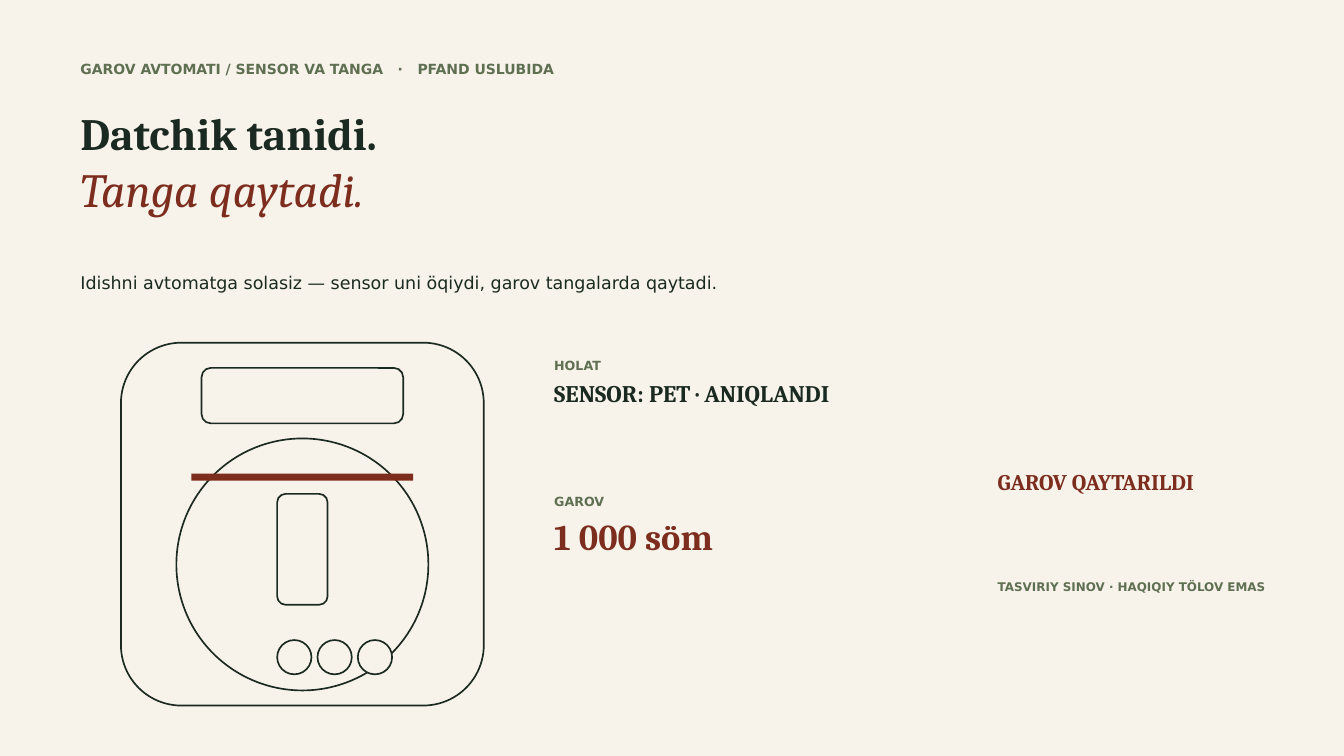
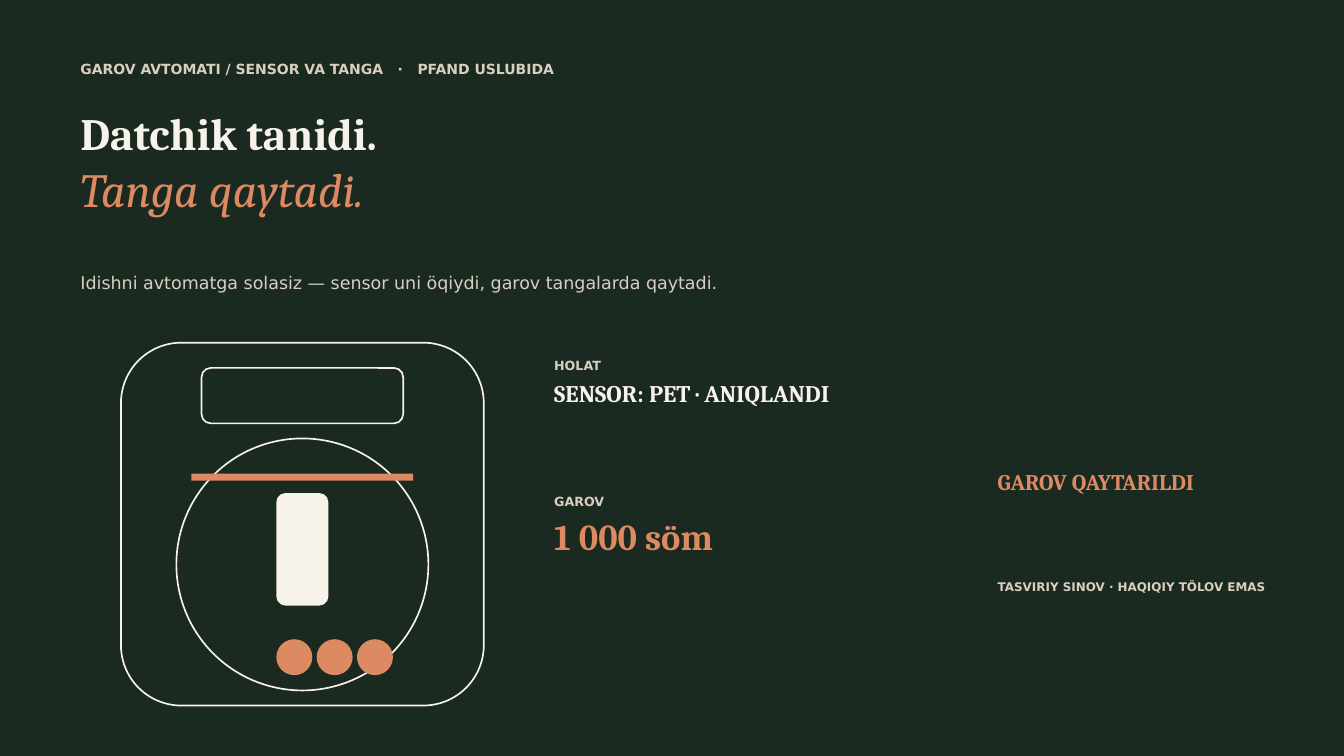
Before and after one commit to jasur-ai/brag, a slide deck: slide 8 of ekologiya-taqdimot.pptx. Drawn at 1344x756 pixels with LibreOffice and Linux fonts; fonts in the diff are those of the drawing. Boxes give left, top, right and bottom in pixels: in the first picture for what was removed or moved away, otherwise in the second. Text is boxed around its words. In the diff, an @@ line names an element or a change of style, - is before the commit and + after.

```diff
--- a/ekologiya-taqdimot.pptx
+++ b/ekologiya-taqdimot.pptx
@@ background #FFFFFF to #1B2A20 @@
@@ rectangle removed at [0,0,1344,756] @@
@@ text "GAROV AVTOMATI / SENSOR VA ..." at [80,63,554,74]: text colour #5F6F52 to #D8CFC0 @@
@@ text "Datchik tanidi." at [80,119,377,217]: text colour #1B2A20 to #F7F3EA in "Datchik tanidi."; text colour #7C2D1E to #DD8A63 in "Tanga qaytadi." @@
@@ text "Idishni avtomatga solasiz — sensor ..." at [80,275,717,293]: text colour #1B2A20 to #D8CFC0 @@
@@ text "HOLAT" at [554,360,829,406]: text colour #5F6F52 to #D8CFC0 in "HOLAT"; text colour #1B2A20 to #F7F3EA in "SENSOR: PET · ANIQLANDI" @@
@@ rectangle at [192,474,413,481]: fill #7C2D1E to #DD8A63 @@
@@ text "GAROV QAYTARILDI" at [998,475,1194,494]: text colour #7C2D1E to #DD8A63 @@
@@ outline #1B2A20 1.2 pt to #F7F3EA 1.2 pt in 4 elements at [121,343,484,706], [202,368,403,423], [176,439,429,691], [277,494,328,605] @@
@@ text "GAROV" at [554,496,713,551]: text colour #5F6F52 to #D8CFC0 in "GAROV"; text colour #7C2D1E to #DD8A63 in "1 000 söm" @@
@@ text "TASVIRIY SINOV · HAQIQIY TÖLOV ..." at [998,581,1265,593]: text colour #5F6F52 to #D8CFC0 @@
@@ ellipse: place and size @@
-ellipse at [358,640,392,675]
+ellipse at [277,640,312,675]
@@ ellipse: place and size @@
-ellipse at [277,640,312,675]
+ellipse at [318,640,352,675]
@@ fill #F7F3EA to #DD8A63; outline #1B2A20 1.2 pt to #DD8A63 1.2 pt in 3 elements at [358,640,392,675], [277,640,312,675], [318,640,352,675] @@
@@ ellipse: place and size @@
-ellipse at [318,640,352,675]
+ellipse at [358,640,392,675]
```
Also in this commit, not shown: 13 other slides changed.
